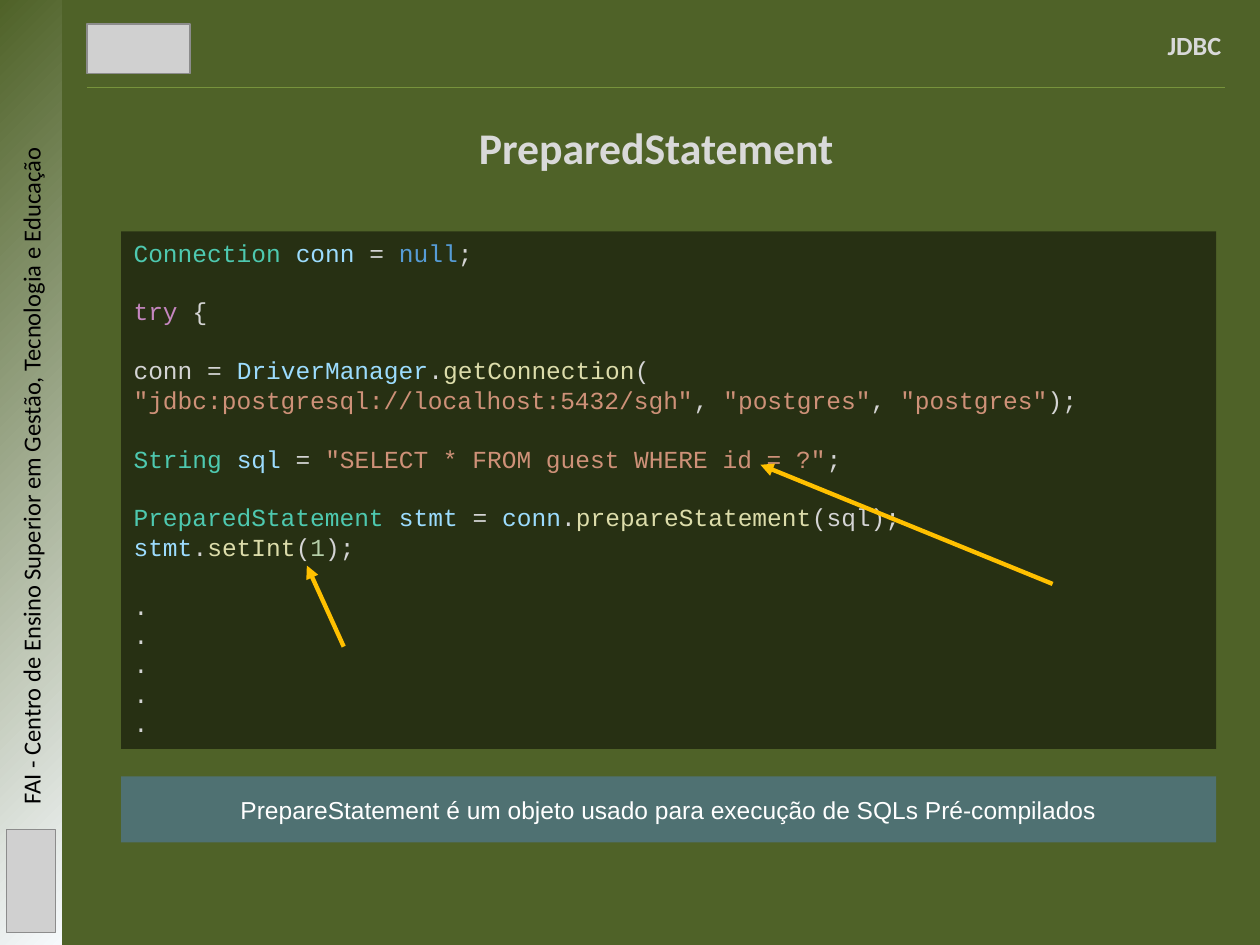
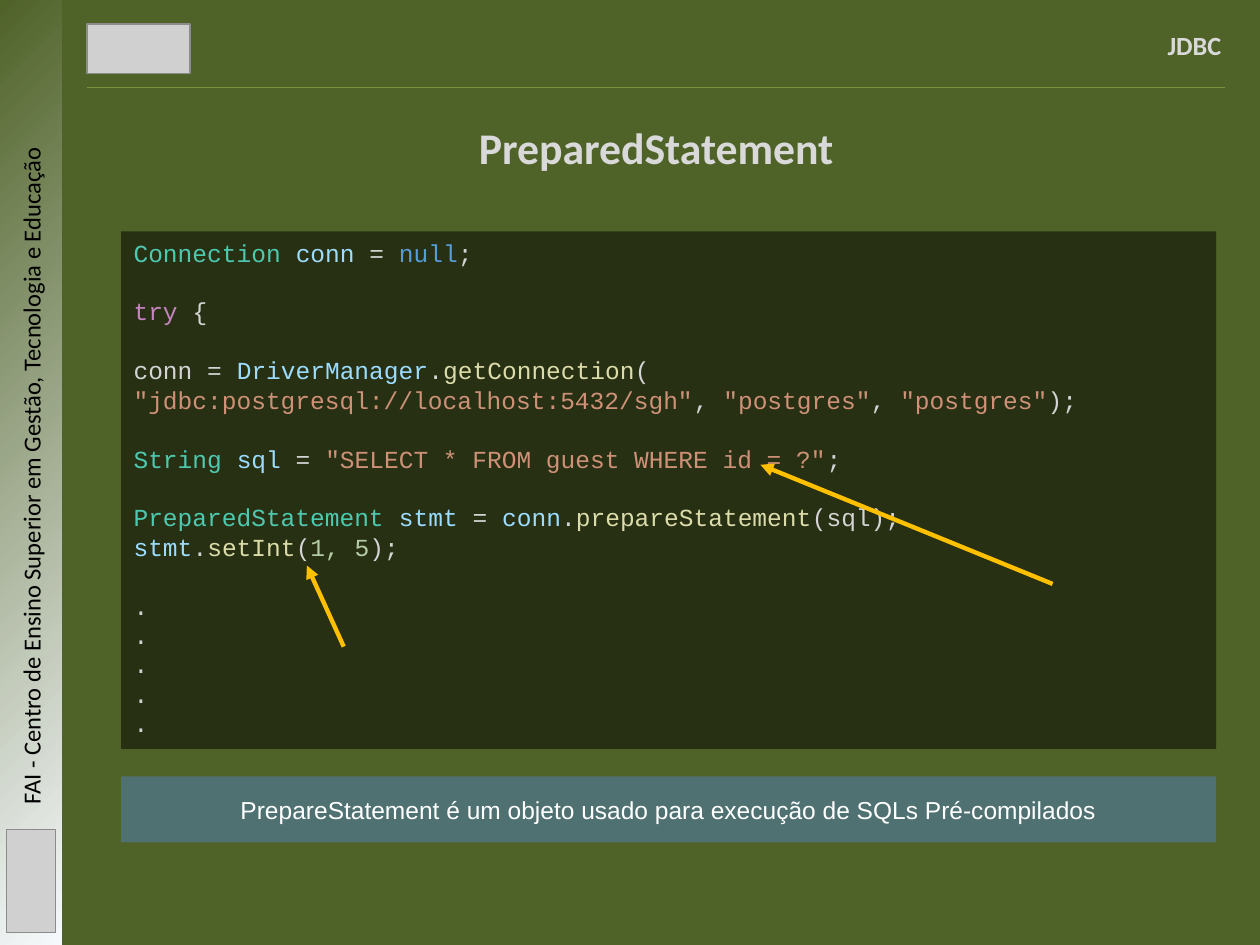
Before and after one commit to mbernardesp/lab-dev-software-sgh, a slide deck: slide 9 of slides/jdbc.pptx. Drawn at 1260x945 pixels with LibreOffice and Linux fonts; fonts in the diff are those of the drawing; grey boxes stand for pictures. Boxes give left, top, right and bottom in pixels: in the first picture for what was removed or moved away, otherwise in the second. Text is boxed around its words. In the diff, an @@ line names an element or a change of style, - is before the commit and + after.

```diff
--- a/slides/jdbc.pptx
+++ b/slides/jdbc.pptx
@@ text in rectangle at (x1=134, y1=538, x2=399, y2=561): text changed @@
-stmt.setInt(1);
+stmt.setInt(1, 5);
```
Also in this commit, not shown: 2 other slides changed.
